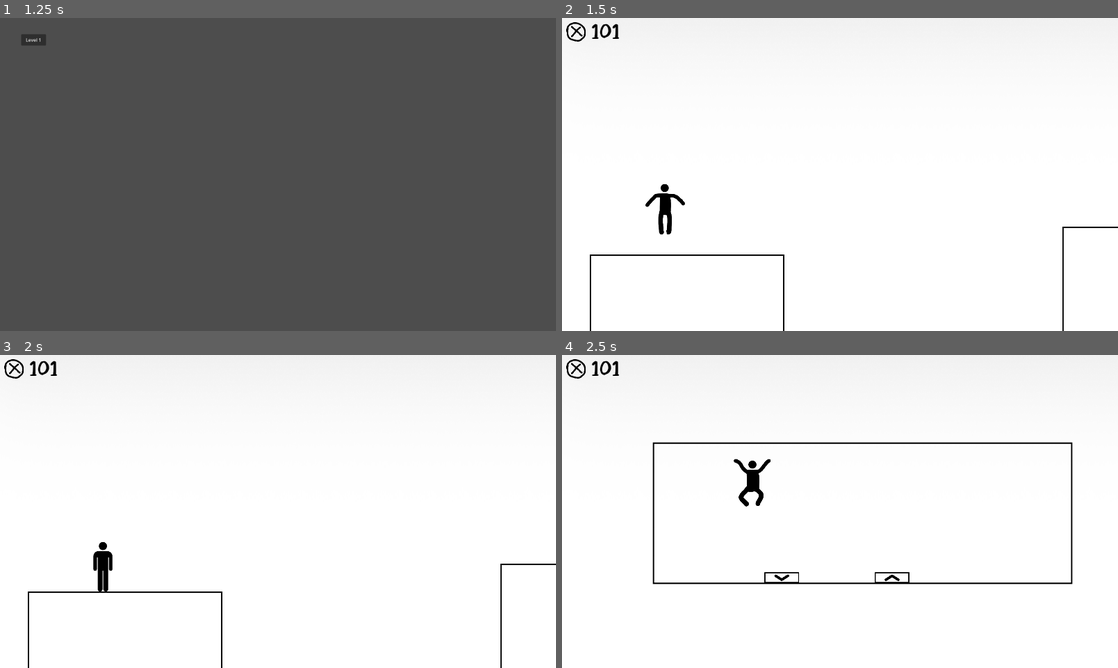
Above: before the commit, frames 1-4 (two rows, left to right).
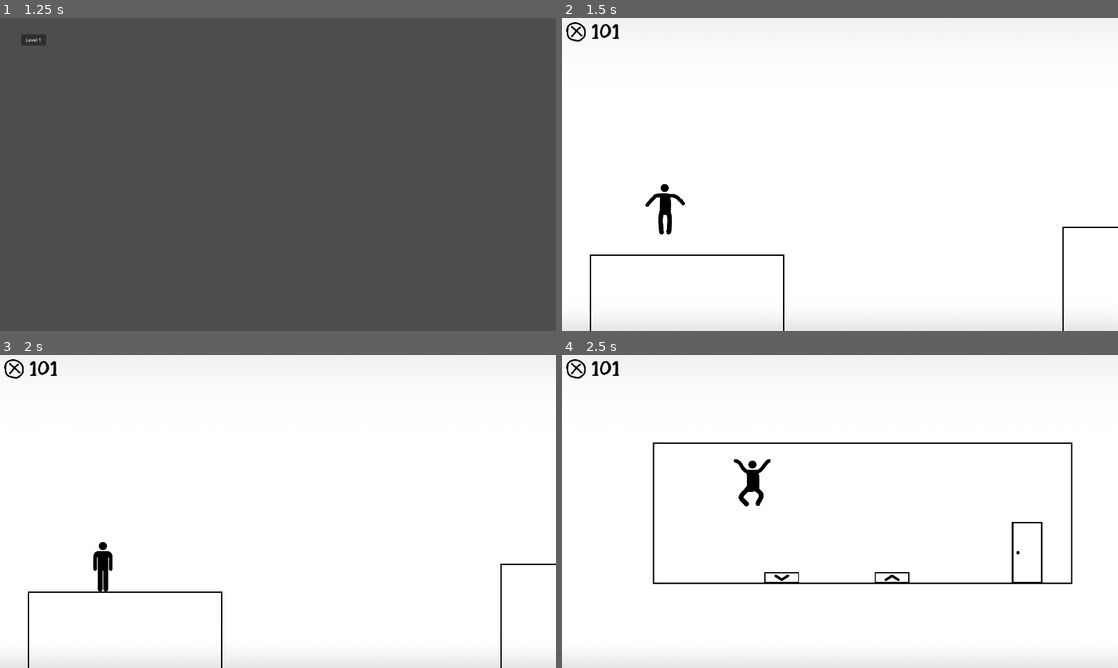
Above: after the commit, the same moments.

Repository: idrinkradium/101LIVES
Game: Godot game, scene res://mainmenu.tscn
Same seed, same stepped clock (60 frames per second), same inputs: the game is played once before the commit and once after it. Sound files missing from this copy of the repository are replaced by a short silence.
Inputs (mouse positions are in pixels of both pictures, inside the frame that each line leads up to):
- Up to frame 1 (1.25 s): click (278, 193) at 0.5 s
- Up to frame 2 (1.5 s): click "Level 1" at 1.25 s
- Up to frame 3 (2 s): no input
- Up to frame 4 (2.5 s): tap Enter (ui_accept) at 2, 2.27 s; move the mouse to (962, 495) at 2.02 s; hold Right (ui_right) from 2.03 s (still down); tap End (ui_end) at 2.1 s; click (962, 495) at 2.17 s

Frame 1 is identical in both runs. In frame 2, 0.4% of the frame differs, in the area x 0-100%, y 99-100%; in frame 3, 0.4%; in frame 4, 0.6%, in the area x 0-100%, y 53-100%.

Commit message:
dor

Diff:
--- /dev/null
+++ b/door.tscn
@@ -0,0 +1,19 @@
+[gd_scene load_steps=3 format=3 uid="uid://dux1w8mi8brv"]
+
+[ext_resource type="Texture2D" uid="uid://c7xh2vrbxaviw" path="res://objects/door.png" id="1_3hjtr"]
+
+[sub_resource type="RectangleShape2D" id="RectangleShape2D_6dsf2"]
+
+[node name="Door" type="Node2D"]
+
+[node name="dorclose" type="Sprite2D" parent="."]
+position = Vector2(-2.38419e-07, -4.76837e-07)
+scale = Vector2(0.178125, 0.178125)
+texture = ExtResource("1_3hjtr")
+
+[node name="Area2D" type="Area2D" parent="dorclose"]
+
+[node name="CollisionShape2D" type="CollisionShape2D" parent="dorclose/Area2D"]
+shape = SubResource("RectangleShape2D_6dsf2")
+
+[node name="doropen" type="Sprite2D" parent="."]
--- a/game.tscn
+++ b/game.tscn
@@ -86,8 +86,8 @@
 anchors_preset = 15
 anchor_right = 1.0
 anchor_bottom = 1.0
-offset_right = 1602.0
-offset_bottom = 984.0
+offset_right = 18.0
+offset_bottom = 14.0
 grow_horizontal = 2
 grow_vertical = 2
 texture = ExtResource("8_g7d6x")
--- a/level2.tscn
+++ b/level2.tscn
@@ -1,8 +1,9 @@
-[gd_scene load_steps=4 format=3 uid="uid://dfb43ggdwactk"]
+[gd_scene load_steps=5 format=3 uid="uid://dfb43ggdwactk"]
 
 [ext_resource type="TileSet" uid="uid://bxalumk13aqel" path="res://tiles/tileset.tres" id="1_lbh3r"]
 [ext_resource type="PackedScene" uid="uid://cwitq4m302w3o" path="res://pressureplate.tscn" id="2_ypf6p"]
 [ext_resource type="PackedScene" uid="uid://dse5o84rnxnyy" path="res://piston.tscn" id="3_joud2"]
+[ext_resource type="PackedScene" uid="uid://dux1w8mi8brv" path="res://door.tscn" id="4_8mcau"]
 
 [node name="Level2" type="Node2D"]
 
@@ -24,3 +25,6 @@
 
 [node name="CameraSpawn" type="Node2D" parent="."]
 position = Vector2(-148, -108)
+
+[node name="Door" parent="." instance=ExtResource("4_8mcau")]
+position = Vector2(859, 315)
Binary file added: objects/door.png
Not shown, added: objects/door.png.import
Binary file added: objects/dooropen.png
Not shown, added: objects/dooropen.png.import
Not shown, added: sounds/doorclose.mp3.import
Not shown, added: sounds/dooropen.mp3.import
Not shown, added: sounds/doorclose.mp3
Not shown, added: sounds/dooropen.mp3
